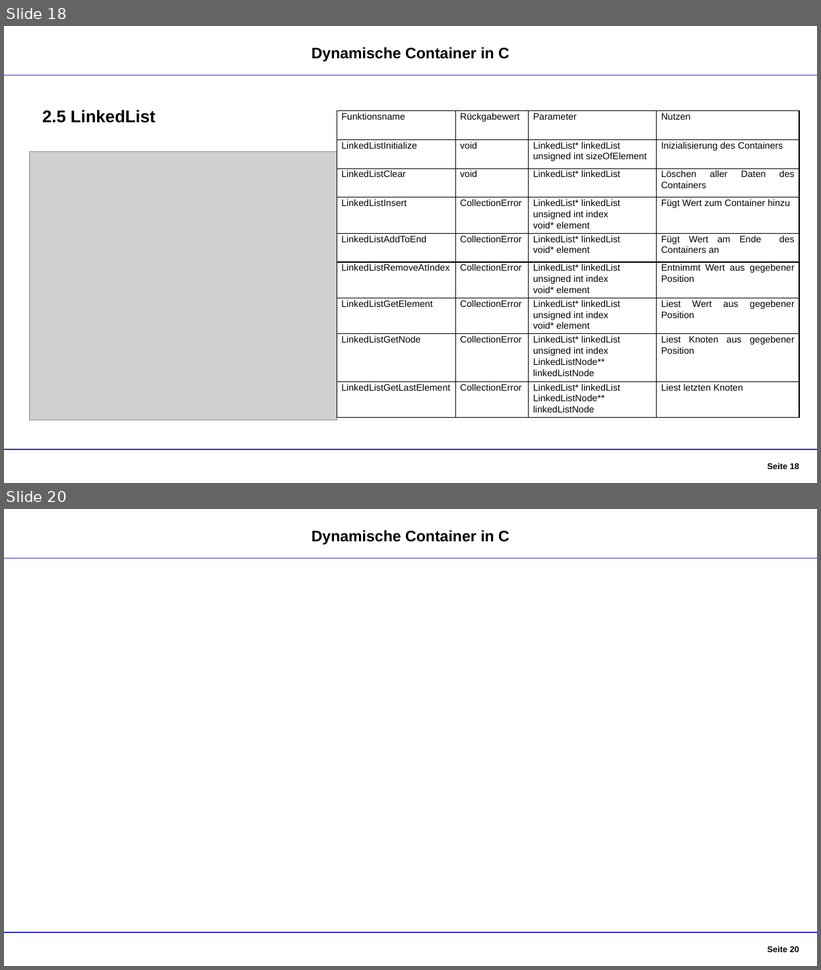
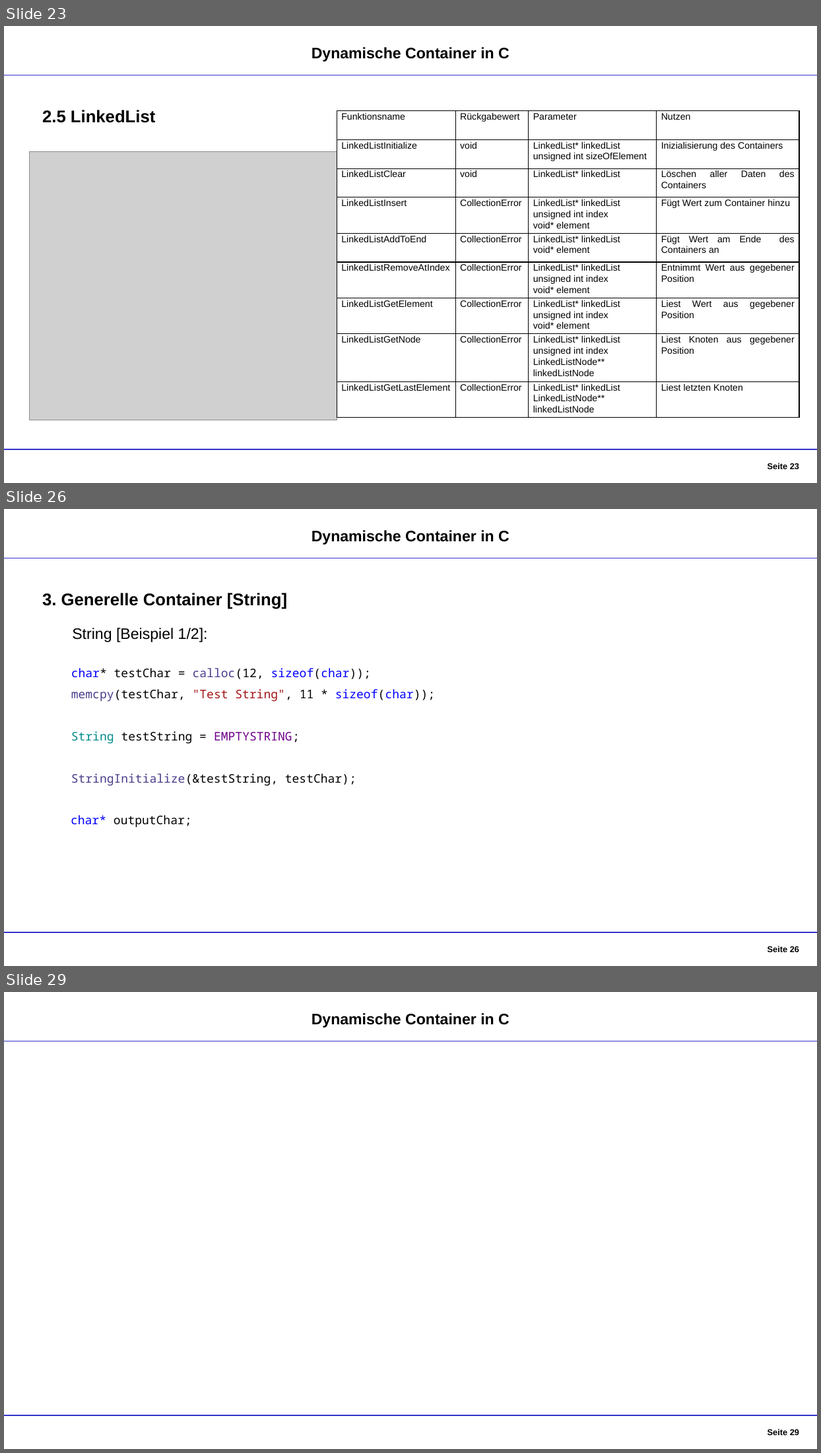
Before and after one commit to DennisGoss99/InPr_DynamicCollections, a slide deck: Dokumentation/Container - Präsentation.pptx. Shown one above the other, each under a label of ours: slides 18 and 20 before the commit, slides 23, 26 and 29 after it; the slides between them are not shown. The pictures are 821x970 and 821x1453 pixels, drawn with LibreOffice and Linux fonts; fonts in the diff are those of the drawing; grey boxes stand for pictures. Boxes give left, top, right and bottom in pixels: in the first picture for what was removed or moved away, otherwise in the second. Text is boxed around its words. In the diff, an @@ line names an element or a change of style, - is before the commit and + after.

```diff
--- a/Dokumentation/Container - Präsentation.pptx
+++ b/Dokumentation/Container - Präsentation.pptx
@@ slide 26 added at bbox=[4, 509, 817, 966], background #FFFFFF @@
@@ text added at bbox=[312, 530, 510, 545], 18 pt, text #000000, bold @@
+Dynamische Container in C
@@ line added from (4, 559) to (817, 559), #3333CC 1.25 pt @@
@@ text added at bbox=[42, 593, 287, 609], 20 pt, text #000000, bold @@
+3. Generelle Container [String]
@@ text added at bbox=[72, 628, 208, 642], 18 pt, text #000000 @@
+String [Beispiel 1/2]:
@@ text added at bbox=[71, 668, 435, 828], 14 pt, text #000000 @@
+char* testChar = calloc(12, sizeof(char));
+memcpy(testChar, "Test String", 11 * sizeof(char));
+String testString = EMPTYSTRING;
+StringInitialize(&testString, testChar);
+char* outputChar;
@@ line added from (4, 933) to (817, 933), #3333CC 1.25 pt @@
@@ page number added at bbox=[768, 946, 799, 953], 10 pt, text #000000, bold @@
+Seite 26
@@ what was slide 18 is now slide 23 @@
@@ page number at bbox=[768, 463, 799, 470]: text changed @@
-Seite 18
+Seite 23
@@ what was slide 20 is now slide 29 @@
```
Also in this commit, not shown: 8 slides changed, 8 other slides added, 2 other files.
